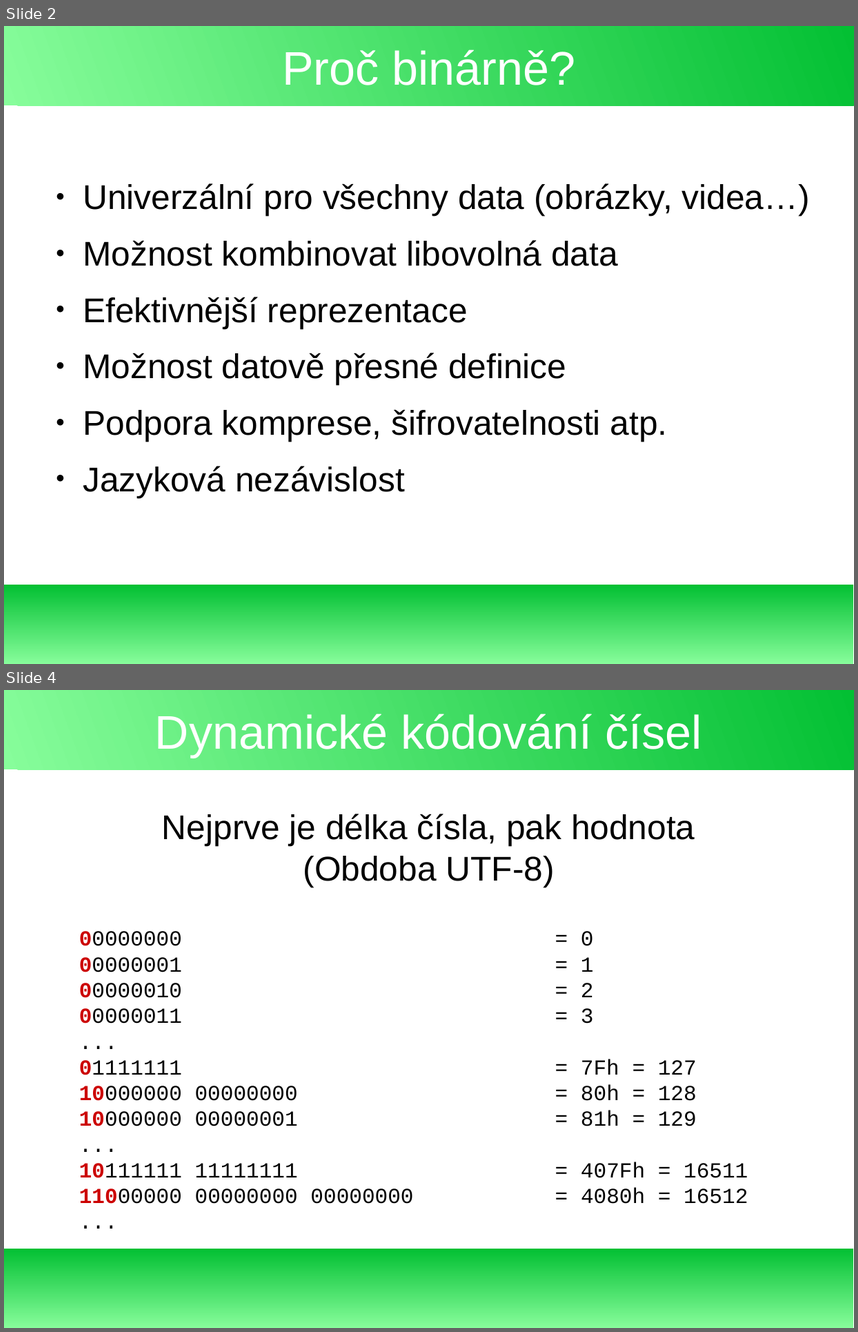
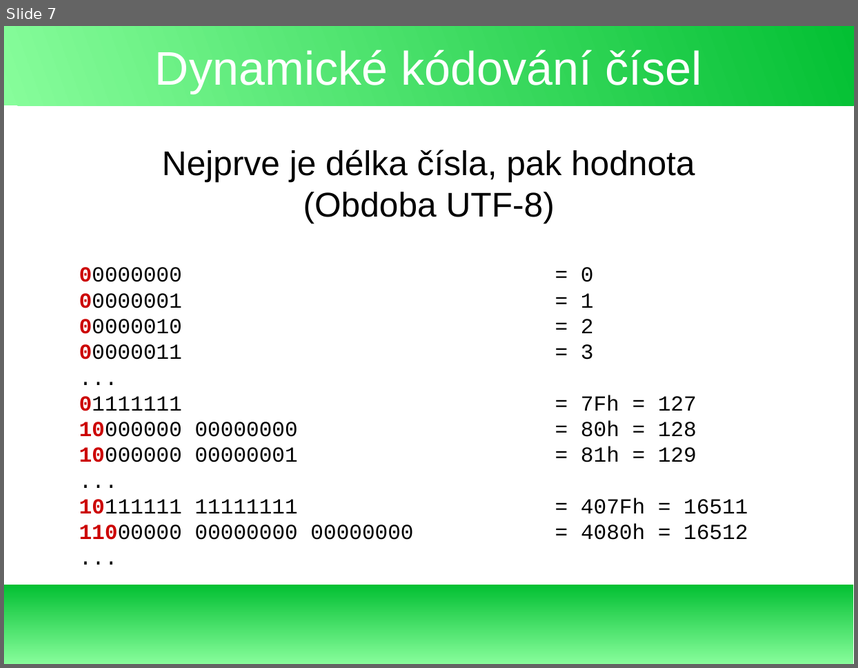
Before and after one commit to exbin/xbup-doc, a slide deck: presentation/xbup-introduction_cs_CZ.odp. Shown one above the other, each under a label of ours: slides 2 and 4 before the commit, slide 7 after it; the slides between them are not shown. The pictures are 858x1332 and 858x668 pixels, drawn with LibreOffice and Linux fonts; fonts in the diff are those of the drawing. Boxes give left, top, right and bottom in pixels: in the first picture for what was removed or moved away, otherwise in the second. Text is boxed around its words. In the diff, an @@ line names an element or a change of style, - is before the commit and + after.

```diff
--- a/presentation/xbup-introduction_cs_CZ.odp
+++ b/presentation/xbup-introduction_cs_CZ.odp
@@ slide 2 removed at (4, 26, 854, 664), background #FFFFFF; not listed: 2 template elements that a slide beside it also shows @@
@@ title removed at (282, 49, 575, 85) @@
-Proč binárně?
@@ text removed at (83, 183, 810, 497) @@
-● Univerzální pro všechny data (obrázky, videa…)
-● Možnost kombinovat libovolná data
-● Efektivnější reprezentace
-● Možnost datově přesné definice
-● Podpora komprese, šifrovatelnosti atp.
-● Jazyková nezávislost
@@ what was slide 4 is now slide 7 @@
```
Also in this commit, not shown: 6 slides added, 2 other slides removed, 1 other file.
